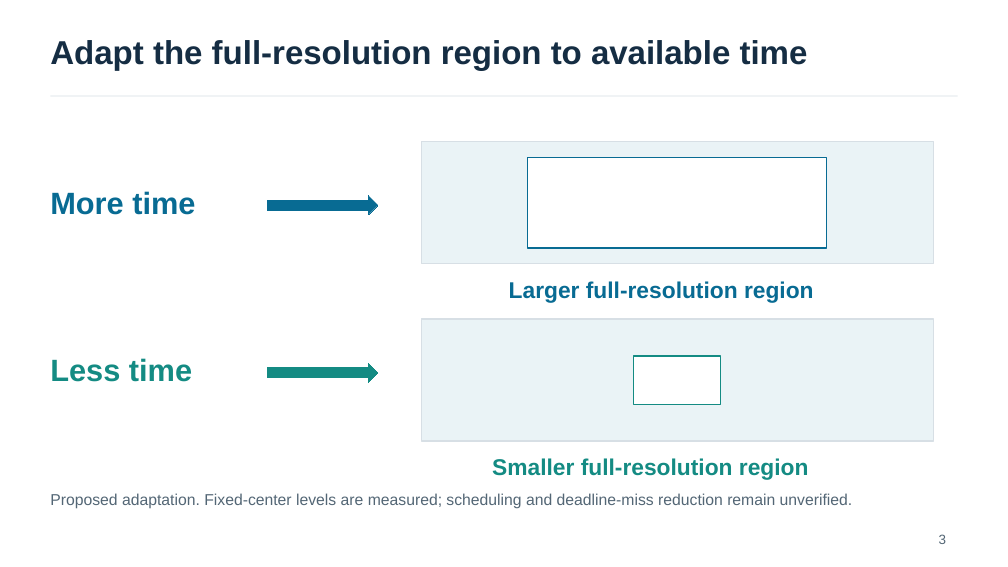
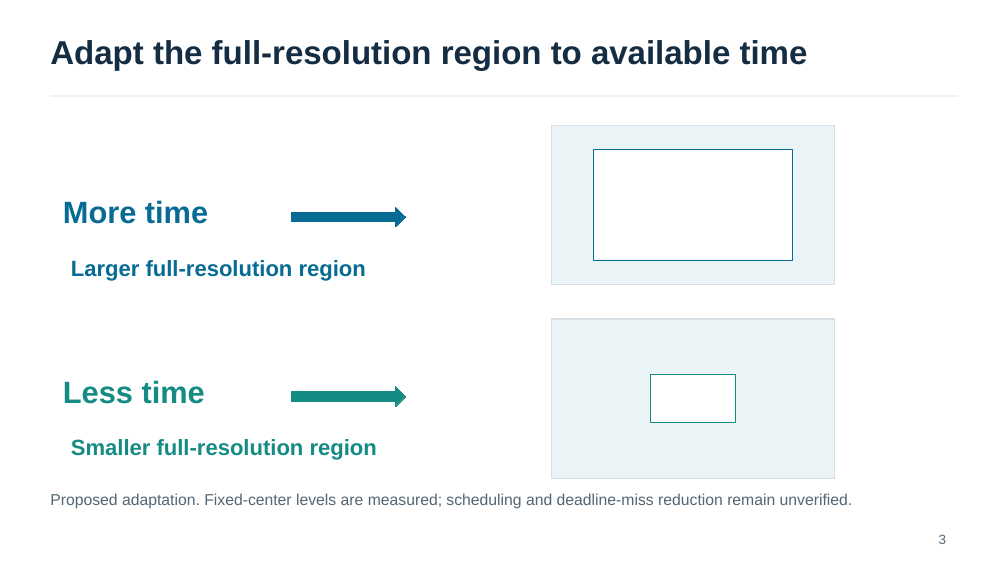
Before and after one commit to yingtian991221/stereo-eye-reconstruction, a slide deck: slide 3 of presentations/weekly_20261029/weekly_20261029_english_30w.pptx. Drawn at 1008x567 pixels with LibreOffice and Linux fonts; fonts in the diff are those of the drawing. Boxes give left, top, right and bottom in pixels: in the first picture for what was removed or moved away, otherwise in the second. Text is boxed around its words. In the diff, an @@ line names an element or a change of style, - is before the commit and + after.

```diff
--- a/presentations/weekly_20261029/weekly_20261029_english_30w.pptx
+++ b/presentations/weekly_20261029/weekly_20261029_english_30w.pptx
@@ rectangle resized from (x1=421, y1=142, x2=933, y2=264) to (x1=551, y1=126, x2=835, y2=285) @@
@@ rectangle resized from (x1=528, y1=157, x2=827, y2=248) to (x1=594, y1=149, x2=792, y2=261) @@
@@ text "More time" moved from (x1=50, y1=191, x2=195, y2=215) to (x1=63, y1=200, x2=208, y2=224) @@
@@ right arrow resized from (x1=268, y1=195, x2=378, y2=215) to (x1=291, y1=207, x2=405, y2=227) @@
@@ text "Larger full-resolution region" moved from (x1=509, y1=281, x2=814, y2=303) to (x1=71, y1=260, x2=366, y2=281) @@
@@ text "Larger full-resolution region" at (x1=71, y1=260, x2=366, y2=281): size 21.8 to 21 pt @@
@@ rectangle resized from (x1=421, y1=319, x2=933, y2=441) to (x1=551, y1=319, x2=835, y2=479) @@
@@ text "Less time" moved from (x1=50, y1=358, x2=192, y2=382) to (x1=63, y1=380, x2=205, y2=404) @@
@@ right arrow resized from (x1=268, y1=363, x2=378, y2=383) to (x1=291, y1=386, x2=405, y2=406) @@
@@ rectangle moved from (x1=634, y1=356, x2=721, y2=405) to (x1=650, y1=375, x2=735, y2=423) @@
@@ text "Smaller full-resolution region" at (x1=71, y1=439, x2=377, y2=460): size 21.8 to 21 pt @@
@@ text "Smaller full-resolution region" moved from (x1=492, y1=458, x2=809, y2=480) to (x1=71, y1=439, x2=377, y2=460) @@
```
Also in this commit, not shown: 3 other slides changed, 1 slide removed, 3 other files.
